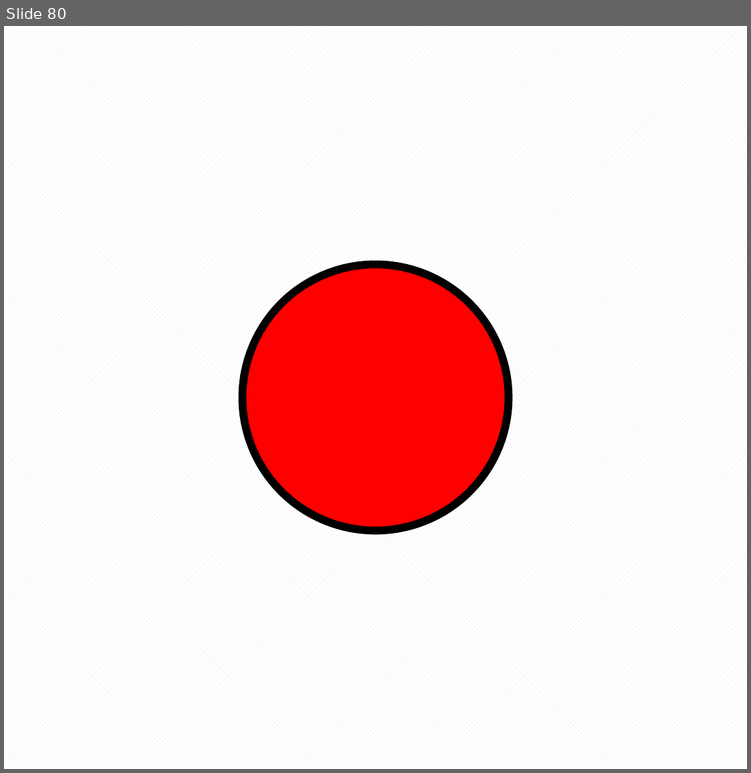
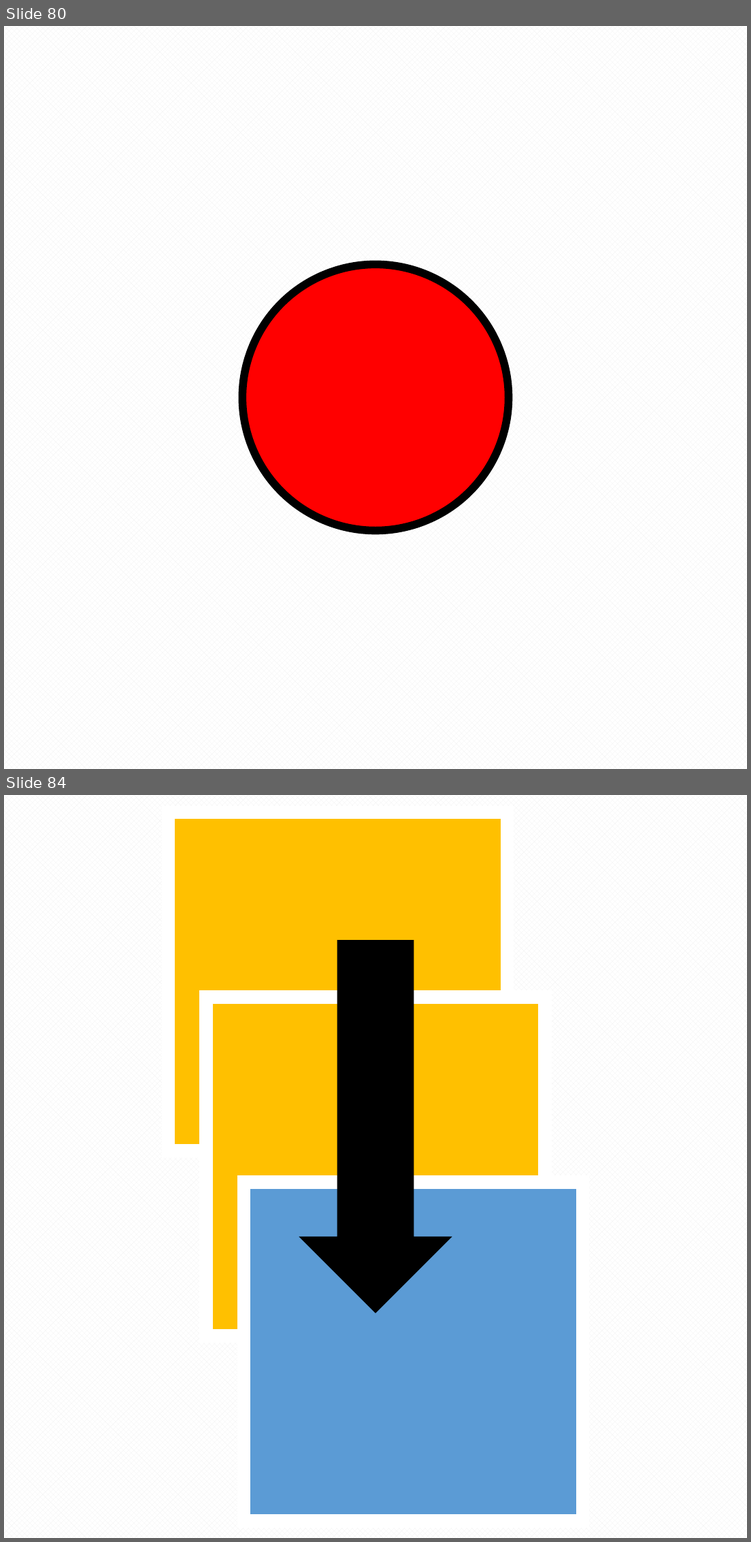
Before and after one commit to pyro-team/bkt-toolbox, a slide deck: features/dev_florian/resources/Icons.pptx. Shown one above the other, each under a label of ours: slide 80 before the commit, slides 80 and 84 after it; the slides between them are not shown. The pictures are 751x773 and 751x1542 pixels, drawn with LibreOffice and Linux fonts; fonts in the diff are those of the drawing. Boxes give left, top, right and bottom in pixels: in the first picture for what was removed or moved away, otherwise in the second. Text is boxed around its words. In the diff, an @@ line names an element or a change of style, - is before the commit and + after.

```diff
--- a/features/dev_florian/resources/Icons.pptx
+++ b/features/dev_florian/resources/Icons.pptx
@@ slide 84 added at (4,795,747,1538), background pattern #F2F2F2 on #FFFFFF @@
@@ rectangle added at (168,812,507,1151), fill #FFC000, outline #FFFFFF 10 pt @@
@@ right arrow added at (299,940,451,1312), fill #000000 @@
@@ rectangle added at (206,997,545,1336), fill #FFC000, outline #FFFFFF 10 pt @@
@@ rectangle added at (243,1182,583,1521), fill #5B9BD5, outline #FFFFFF 10 pt @@
```
Also in this commit, not shown: 3 other slides added.
